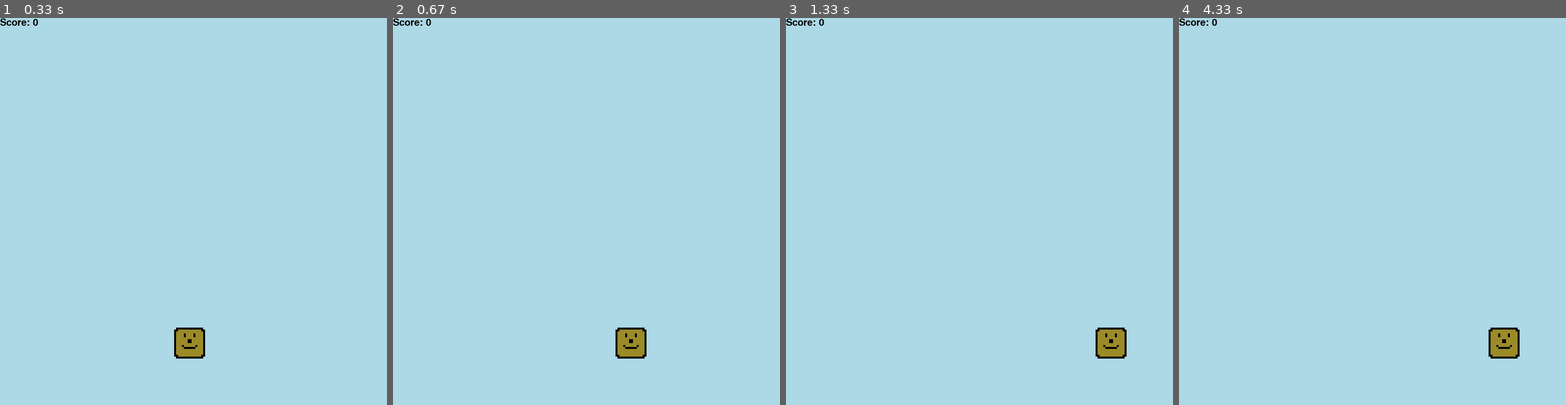
Above: before the commit, frames 1-4 (left to right).
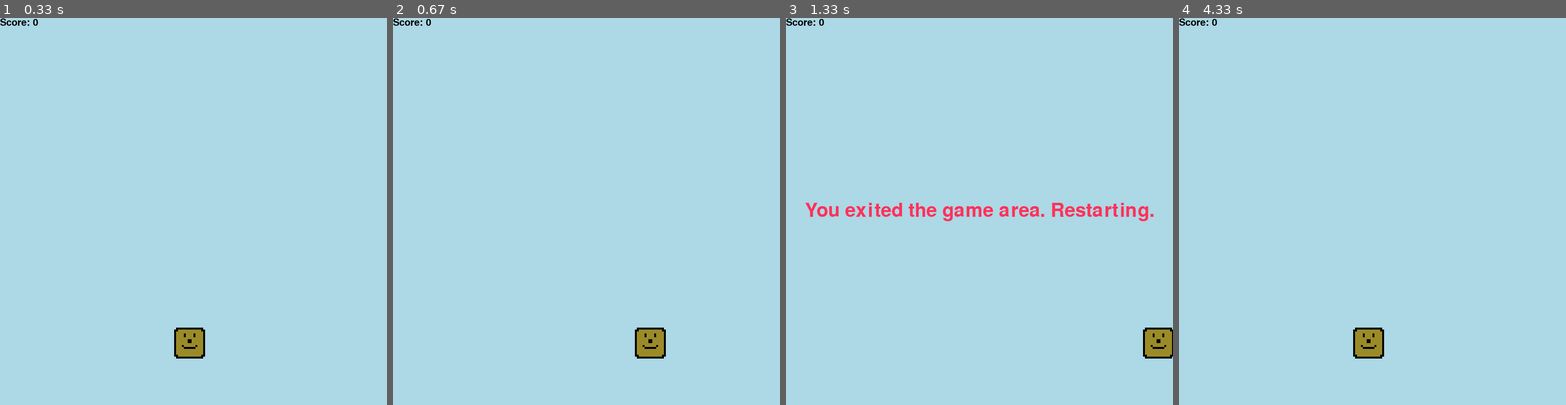
Above: after the commit, the same moments.

Repository: Hummenix/somePygame
Game: pygame game, started from game.py
Two runs of this game, one before a commit and one after it. Both use one fixed random seed, a clock stepped at 60 frames per second and the inputs below.
Inputs:
- Up to frame 1 (0.33 s): no input
- Up to frame 2 (0.67 s): hold Right from 0.33 s (still down)
- Up to frame 3 (1.33 s): release Right at 0.8 s; hold Right 0.83-1.3 s
- Up to frame 4 (4.33 s): no input

Frame 1 is identical in both runs. In frame 2, 0.9% of the frame differs, in the area x 57-71%, y 80-88%; in frame 3, 2.7%, in the area x 5-100%, y 47-88%; in frame 4, 1.3%.

Commit message:
Updated/Fixed: - made enemies appear again - made player speed a variable - increased player speed by 2 (now 7)

Diff:
--- a/game.py
+++ b/game.py
@@ -88,6 +88,7 @@
         x = (display_width * 0.45)
         y = (display_height * 0.8)
         x_change = 0
+        player_speed = 7
         enemy_start_x = random.randrange(0, display_width)  # -enemy_width)
         enemy_start_y = -500
         enemy_speed = 4
@@ -97,12 +98,11 @@
         enemy_number = 3
         enemy_color = project_colors.light_gray
         for each in range(0, enemy_number):
+            enemy = self.enemy()
             #enemy(enemy_x, enemy_y, enemy_width, enemy_height, enemy_color):
-            enemy = self.enemy()
             enemy_list.append(enemy.enemy(enemy_start_x, enemy_start_y, enemy_width, enemy_height, enemy_color))
             #print(str(enemy.id))
-            for i in enemy_list:
-                print(str(i.id))
+            print(str(enemy.id))
 
         score = 0
 
@@ -120,9 +120,9 @@
                 # if button is pressed
                 if event.type == pygame.KEYDOWN:
                     if event.key == pygame.K_LEFT:
-                        x_change = -5
+                        x_change = 0-player_speed
                     elif event.key == pygame.K_RIGHT:
-                        x_change = 5
+                        x_change = player_speed
                 # if button is released
                 if event.type == pygame.KEYUP:
                     if event.key == pygame.K_LEFT or event.key == pygame.K_RIGHT:
@@ -135,7 +135,7 @@
 
             for enemy in enemy_list:
                 enemy.enemy_y += enemy_speed
-                self.enemy.enemy(enemy, enemy_start_x, enemy_start_y, enemy_width, enemy_height, project_colors.light_gray)
+                enemy.enemy(enemy_start_x, enemy.enemy_y, enemy.enemy_width, enemy.enemy_height, enemy.enemy_color)
 
             self.player(x, y)
             self.scoreCounter(score)
